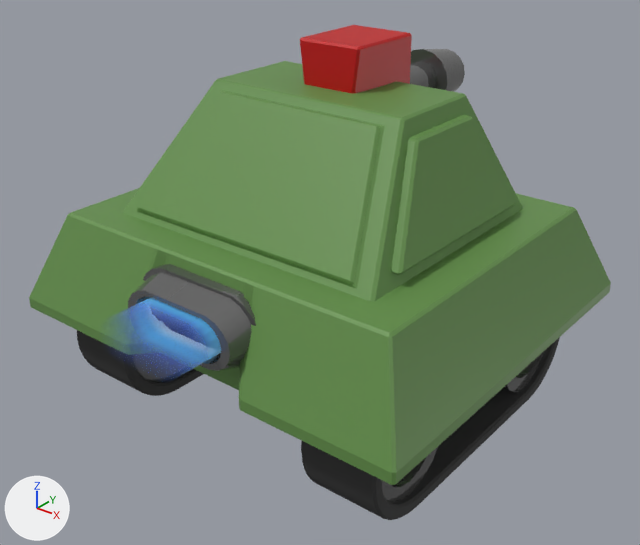
What one commit did to the glTF model public/assets/characters/tank-02.glb.
Rendered twice from a camera (50 mm lens) standing at (4.69, -5.92, 4.35) and looking at (0.15, -0.24, 0.83). The lights are fixed; the arrows at lower left show +X, +Y and +Z. The picture after the commit comes second. Where no turn or scale is listed for an object, it has been applied to the vertices.

Script lines for the objects in view, before the commit:
```python
me_circle = bpy.data.meshes.new('Circle')
me_circle.from_pydata(...)  # 272 vertices, 544 faces; spans x -1.86..-1.14, y -1.61..1.61, z -0.53..0.69
me_circle.materials.append(mat_white)  # dark grey #393939
me_cube_003 = bpy.data.meshes.new('Cube.003')
me_cube_003.from_pydata(...)  # 288 vertices, 534 faces; spans x -2.08..2.08, y -1.85..1.88, z 0.19..2.61
# faces by material slot: [498, 30, 6]
me_cube_003.materials.append(mat_primarycolor)  # green #638e4a
me_cube_003.materials.append(mat_secondary_color)  # red #c00001
me_cube_003.materials.append(mat_black)  # grey #7e7e7e
me_cylinder_001 = bpy.data.meshes.new('Cylinder.001')
me_cylinder_001.from_pydata(...)  # 108 vertices, 212 faces; spans x 0.374..1.738, y -0.126..0.219, z -0.333..0.333
# faces by material slot: [196, 16]
me_cylinder_001.materials.append(mat_black_001)  # grey #7e7e7e
me_cylinder_001.materials.append(mat_material_001)  # black #000000
ob_body = bpy.data.objects.new('Body', me_cube_003)
ob_body.location = (0.0, 0.0, 0.221)
ob_cylinder = bpy.data.objects.new('Cylinder', me_cylinder_001)
ob_cylinder.location = (-1.063, -1.728, 0.894)
ob_tracks_r = bpy.data.objects.new('Tracks-R', me_circle)
ob_tracks_r.location = (0.113, 0.0, 0.0)
# also in view: 'boost-fire' at (-0.02, -2.01, 0.89); 'Wheel-BL' at (-1.39, -1.01, 0.07); 'Tracks-L' at (1.4, 0.0, 0.08); 'Wheel-FR' at (1.4, -1.01, 0.07); 'Weapon-Cannon' at (0.0, 1.29, 2.23)
```
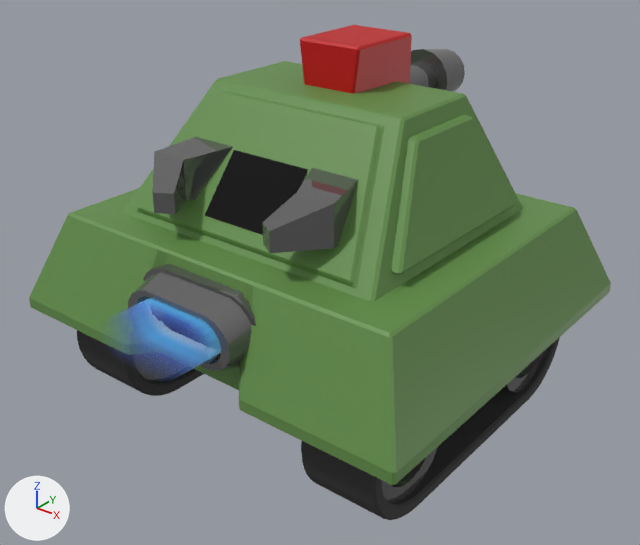
Commit message: weapons upgrade

The change, as a list of edits to the scene's bpy script:
```text
Add me_cube:
    me_cube.from_pydata(...)  # 28 vertices, 42 faces; spans x -1.03..0.92, y -1.34..-0.53, z 1.64..2.14
    # faces by material slot: [40, 2]
    me_cube.materials.append(mat_black_001)  # grey #7e7e7e
    me_cube.materials.append(mat_material_001)  # black #000000
Add ob_weapon_mine:
    ob_weapon_mine = bpy.data.objects.new('Weapon-Mine', me_cube)
    ob_weapon_mine.location = (0.054, -0.105, -0.113)
```

Changed parts and their boxes (x1, y1, x2, y2) in the pictures (640 x 545 px):
'Weapon-Mine', added: after (153, 137, 358, 253)
    faces in mat_black_001 (grey #7e7e7e): (153, 137, 358, 253)
    faces in mat_material_001 (black #000000): (205, 150, 308, 235)
